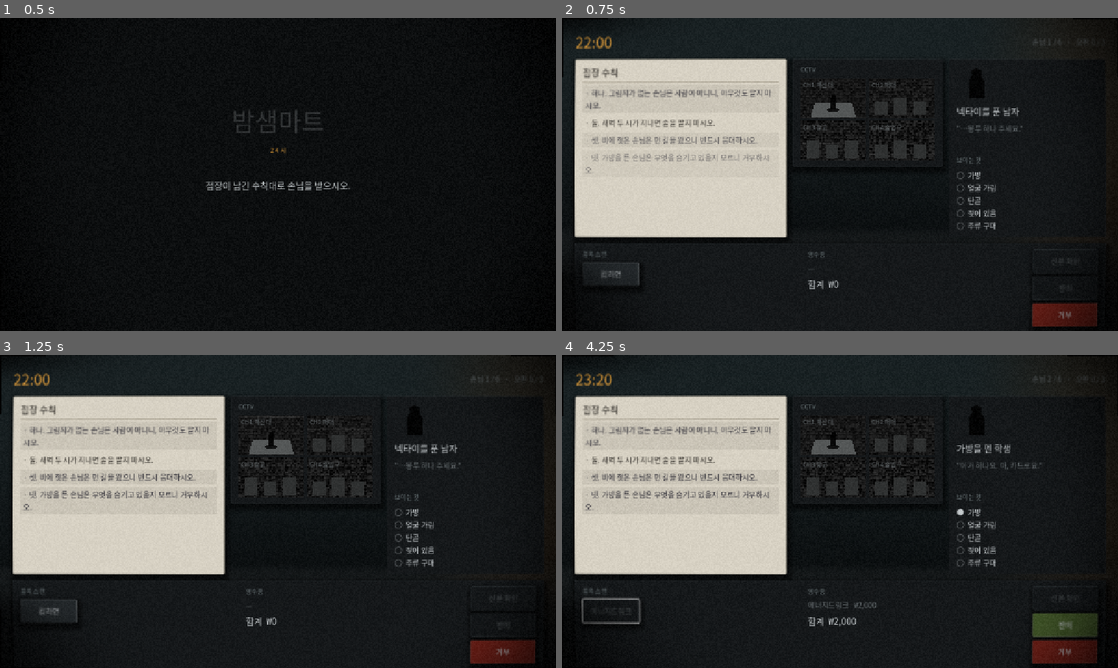
Above: before the commit, frames 1-4 (two rows, left to right).
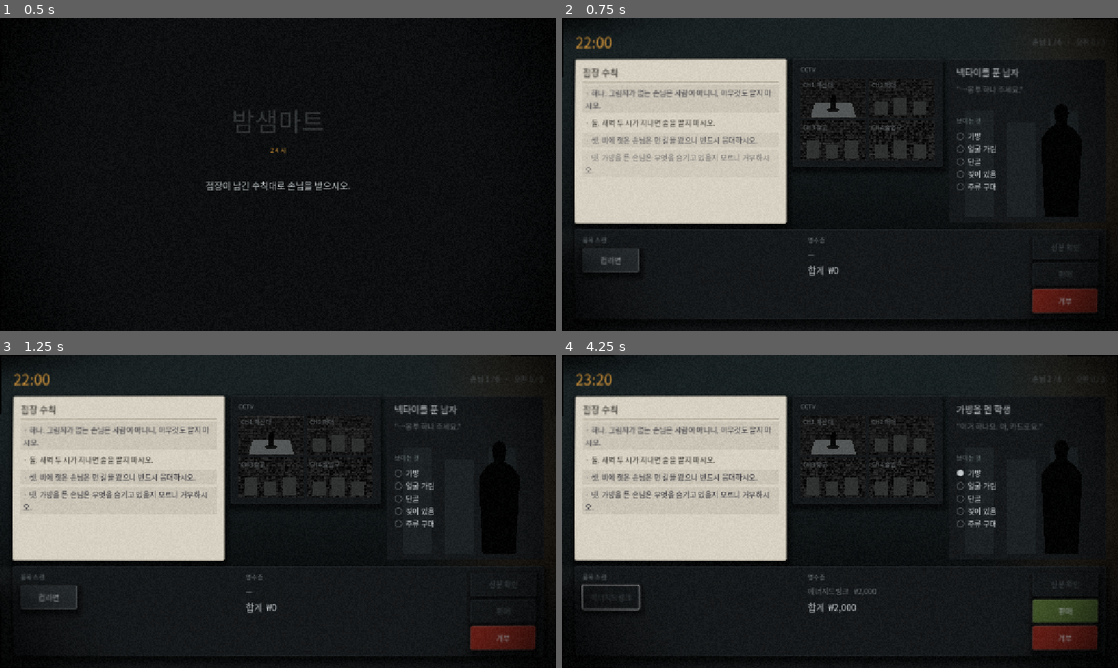
Above: after the commit, the same moments.

Repository: tjgksmf1012/GameProject1
Game: Godot game, scene res://main/title_screen.tscn
Same seed, same stepped clock (60 frames per second), same inputs: the game is played once before the commit and once after it.
Inputs (mouse positions are in pixels of both pictures, inside the frame that each line leads up to):
- Up to frame 1 (0.5 s): no input
- Up to frame 2 (0.75 s): tap Enter at 0.5 s; move the mouse to (962, 158) at 0.52 s; click (962, 158) at 0.67 s
- Up to frame 3 (1.25 s): tap Space at 0.77 s
- Up to frame 4 (4.25 s): click "컵라면" at 1.25 s; click "판매" at 2 s; click "다음 손님" at 2.75 s; click "에너지드링크" at 3.5 s

Frame 1 is identical in both runs. In frame 2, 4.7% of the frame differs, in the area x 2-97%, y 16-99%; in frame 3, 4.8%; in frame 4, 5.8%.

Commit message:
손님을 화면에서 가장 작은 것에서 가장 큰 것으로 바꾼다
363px 폭 패널 구석에 60x78 실루엣이 검정으로 그려져 있었다. 바탕이 #16191b라
**거의 안 보였다.** 이 게임의 주인공이 화면에서 가장 작았다.

세로로 쌓아서는 못 키운다. 손님 패널의 최소 높이가 곧 화면 전체의 최소 높이라서
250px짜리를 목록 위에 얹으면 배치가 넘친다 — 실측으로 571 > 390이다.
그래서 **패널 배경으로 뒤에 깔았다.** 자리를 안 차지하므로 배치가 그대로다.

- 패널 높이의 80%까지 차지한다. 78px → 약 280px
- 뒤에 매대 세 줄. **검정을 어두운 바탕에 그리면 실루엣이 아니라 얼룩이다** —
  실루엣은 대비할 것이 있어야 실루엣이다
- 4.2초 주기로 미세하게 숨쉰다. 정지하면 아이콘이고 움직이면 사람이다

**형상을 다시 그렸다.** 예전 9각형은 78px에서만 사람으로 읽혔다. 300px로 키우니
목도 어깨도 없는 기둥이 됐다 — 크기를 바꾸면 필요한 해상도도 바뀐다.
17각형으로 목·어깨·머리를 나눴고 머리는 전체 높이의 1/7로 잡았다.

가운데 맞추기에서 한 번 틀렸다. 점 좌표에 이미 x 오프셋(30~62)이 들어 있는데
**폭으로** 빼서 형상이 그만큼 밀려 화면 밖으로 잘렸다. 폭이 아니라 중심이어야 한다.

이제 눈이 가는 순서: 시계 → 클립보드(가장 밝다) → 손님(가장 크고 유일하게 움직인다)
→ CCTV → POS.

검사 12,006개 통과 · 종이 탐침 통과 (편차 0.47%, 대비 4.21%) · 배치 검사 통과.

Co-Authored-By: Claude Opus 5 <noreply@anthropic.com>
Claude-Session: https://claude.ai/code/session_014F8DT8njh3GETXsoPzJ37U

Diff:
--- a/ui/customer_view.gd
+++ b/ui/customer_view.gd
@@ -8,10 +8,31 @@
 const Palette := preload("res://ui/theme_factory.gd")
 const Juice := preload("res://ui/juice.gd")
 
-const SILHOUETTE_HEIGHT := 78
 const FIGURE_DESIGN_HEIGHT := 96.0
+## FIGURE_POINTS 의 x 한가운데. **폭이 아니라 중심**이다 —
+## 점 좌표에 이미 x 오프셋(30~62)이 들어 있어서 폭으로 빼면 형상이 그만큼 밀린다.
+## 실제로 밀려서 화면 밖으로 잘렸다.
+const FIGURE_DESIGN_CENTER_X := 46.0
 const RISE_DURATION := 0.3
 const PRESSURE_FADE := 0.5
+
+## 실루엣이 패널 높이의 몇 할을 차지하는가.
+##
+## 예전에는 78px 고정이었다. 363px 폭 패널 구석에 60x78 아이콘이 검정으로 그려져 있었고,
+## 바탕이 #16191b라 **거의 안 보였다.** 이 게임의 주인공이 화면에서 가장 작았다.
+##
+## 세로로 쌓아서 키울 수는 없다 — 손님 패널의 최소 높이가 곧 화면 전체의 최소 높이라서
+## 250px짜리를 목록 위에 얹으면 배치가 넘친다(실측: 571 > 390). 그래서 **뒤에 깐다.**
+## 자리를 차지하지 않으므로 배치에 영향이 없고, 글자는 그 위에 얹힌다.
+const FIGURE_FILL := 0.80
+## 오른쪽으로 밀어 글자와 겹치는 면적을 줄인다. 0.5면 한가운데.
+const FIGURE_ANCHOR_X := 0.74
+## 숨. 정지한 실루엣은 아이콘이고, 미세하게 움직이면 사람이다.
+const BREATH_PIXELS := 2.6
+const BREATH_SECONDS := 4.2
+## 뒤쪽 매대. 실루엣은 **대비할 것이 있어야** 실루엣이다.
+const SHELF_COUNT := 3
+const SHELF_TONE := Color("1d2325")
 
 ## 단계별 문구. 손님이 누구든 **똑같다** — `PatienceClock` 주석 참고.
 const PRESSURE_KEYS := {
@@ -28,6 +49,8 @@
 var _body: VBoxContainer = null
 var _trait_rows: Dictionary = {}
 var _cctv_traits: PackedStringArray = []
+var _figure_poly: Polygon2D = null
+var _breath: float = 0.0
 
 
 func _init() -> void:
@@ -39,12 +62,14 @@
 func _build() -> void:
 	if _body != null:
 		return
+	# **뒤에 먼저 깔고** 그 위에 글자를 얹는다. 자식 순서가 곧 그리는 순서다.
+	_silhouette = _make_silhouette()
+	add_child(_silhouette)
+
 	_body = VBoxContainer.new()
 	_body.add_theme_constant_override("separation", 12)
 	add_child(_body)
 
-	_silhouette = _make_silhouette()
-	_body.add_child(_silhouette)
 	_name = Palette.make_label("", Palette.SIZE_HEAD, Palette.TEXT)
 	_body.add_child(_name)
 	_dialogue = Palette.make_label("", Palette.SIZE_BODY, Palette.TEXT_DIM)
@@ -74,27 +99,82 @@
 
 
 ## 창밖 실루엣. 이미지가 아니라 절차적 도형이다 (CLAUDE.md 1.1).
-## **도형은 홀더 높이에 맞춰 그린다.** 높이만 줄이면 발이 잘린다 — 실제로 그랬다.
+##
+## 패널 전체를 덮는 배경판이다. 매대 몇 줄을 먼저 깔고 그 앞에 사람을 세운다 —
+## **검정을 어두운 바탕에 그리면 실루엣이 아니라 얼룩이다.**
 func _make_silhouette() -> Control:
 	var holder := Control.new()
-	holder.custom_minimum_size = Vector2(0, SILHOUETTE_HEIGHT)
-	var polygon := Polygon2D.new()
-	polygon.color = Color(0.0, 0.0, 0.0, 0.85)
-	polygon.polygon = _figure(float(SILHOUETTE_HEIGHT) / FIGURE_DESIGN_HEIGHT)
-	holder.add_child(polygon)
+	holder.set_anchors_preset(Control.PRESET_FULL_RECT)
+	holder.mouse_filter = Control.MOUSE_FILTER_IGNORE
+	holder.clip_contents = true
+	for i in SHELF_COUNT:
+		holder.add_child(_make_shelf(i))
+	_figure_poly = Polygon2D.new()
+	_figure_poly.color = Color(0.0, 0.0, 0.0, 0.92)
+	holder.add_child(_figure_poly)
+	holder.resized.connect(_fit_figure.bind(holder))
 	return holder
 
 
-## 원래 96픽셀 높이로 잡은 형상. 배율만 곱해 다시 쓴다.
+## 뒤쪽 매대. 사람이 서 있을 자리보다 밝아야 형상이 잘린다.
+func _make_shelf(index: int) -> ColorRect:
+	var shelf := ColorRect.new()
+	shelf.color = SHELF_TONE
+	shelf.mouse_filter = Control.MOUSE_FILTER_IGNORE
+	shelf.set_anchors_preset(Control.PRESET_BOTTOM_WIDE)
+	shelf.anchor_left = 0.06 + float(index) * 0.30
+	shelf.anchor_right = shelf.anchor_left + 0.20
+	shelf.anchor_top = 0.30 + float(index % 2) * 0.08
+	shelf.anchor_bottom = 1.0
+	shelf.offset_left = 0.0
+	shelf.offset_right = 0.0
+	shelf.offset_top = 0.0
+	shelf.offset_bottom = 0.0
+	return shelf
+
+
+## 패널 크기가 정해진 뒤에 형상을 그 높이에 맞춘다.
+## **발이 바닥에 닿아야 한다** — 예전에 홀더만 줄였다가 발이 잘린 적이 있다.
+func _fit_figure(holder: Control) -> void:
+	if _figure_poly == null or holder.size.y <= 0.0:
+		return
+	var scale := holder.size.y * FIGURE_FILL / FIGURE_DESIGN_HEIGHT
+	_figure_poly.polygon = _figure(scale)
+	_figure_poly.position = Vector2(
+		holder.size.x * FIGURE_ANCHOR_X - FIGURE_DESIGN_CENTER_X * scale,
+		holder.size.y - FIGURE_DESIGN_HEIGHT * scale)
+
+
+## 96픽셀 높이로 잡은 형상. 배율만 곱해 다시 쓴다.
+##
+## 점이 많은 이유: 예전 9각형은 78px에서만 사람으로 읽혔다. 300px로 키우니 목도 어깨도
+## 없는 **기둥**이 됐다. 크기를 바꾸면 필요한 해상도도 바뀐다.
+## 머리는 전체 높이의 약 1/7 — 그보다 크면 만화, 작으면 사람으로 안 읽힌다.
+const FIGURE_POINTS := [
+	Vector2(33, 96), Vector2(31, 58), Vector2(30, 34),   # 왼쪽 몸통
+	Vector2(36, 26), Vector2(42, 22), Vector2(41, 17),   # 왼쪽 어깨 · 목
+	Vector2(40, 13), Vector2(42, 8), Vector2(46, 6),     # 머리 왼쪽
+	Vector2(50, 8), Vector2(52, 13), Vector2(51, 17),    # 머리 오른쪽
+	Vector2(50, 22), Vector2(56, 26), Vector2(62, 34),   # 오른쪽 목 · 어깨
+	Vector2(61, 58), Vector2(59, 96),                    # 오른쪽 몸통
+]
+
+
 static func _figure(scale: float) -> PackedVector2Array:
 	var out := PackedVector2Array()
-	for p in [
-		Vector2(28, 96), Vector2(28, 44), Vector2(36, 30),
-		Vector2(34, 18), Vector2(46, 8), Vector2(58, 18),
-		Vector2(56, 30), Vector2(64, 44), Vector2(64, 96),
-	]:
-		out.append(Vector2(p.x, p.y * scale))
+	for point in FIGURE_POINTS:
+		out.append((point as Vector2) * scale)
 	return out
+
+
+## 숨. 아주 작게 — 알아채면 안 되고, 없으면 아이콘으로 보인다.
+func _process(delta: float) -> void:
+	if _figure_poly == null:
+		return
+	_breath = fposmod(_breath + delta, BREATH_SECONDS)
+	var phase := sin(_breath / BREATH_SECONDS * TAU)
+	_figure_poly.skew = phase * 0.004
+	_figure_poly.offset = Vector2(0.0, phase * BREATH_PIXELS)
 
 
 func show_customer(customer: Customer) -> void:
